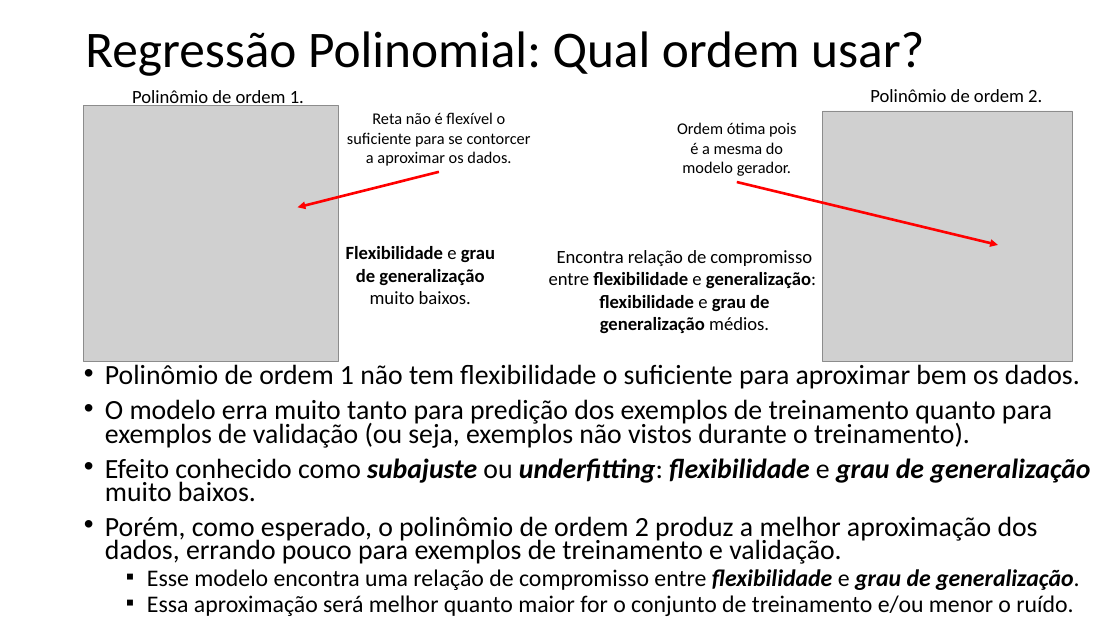
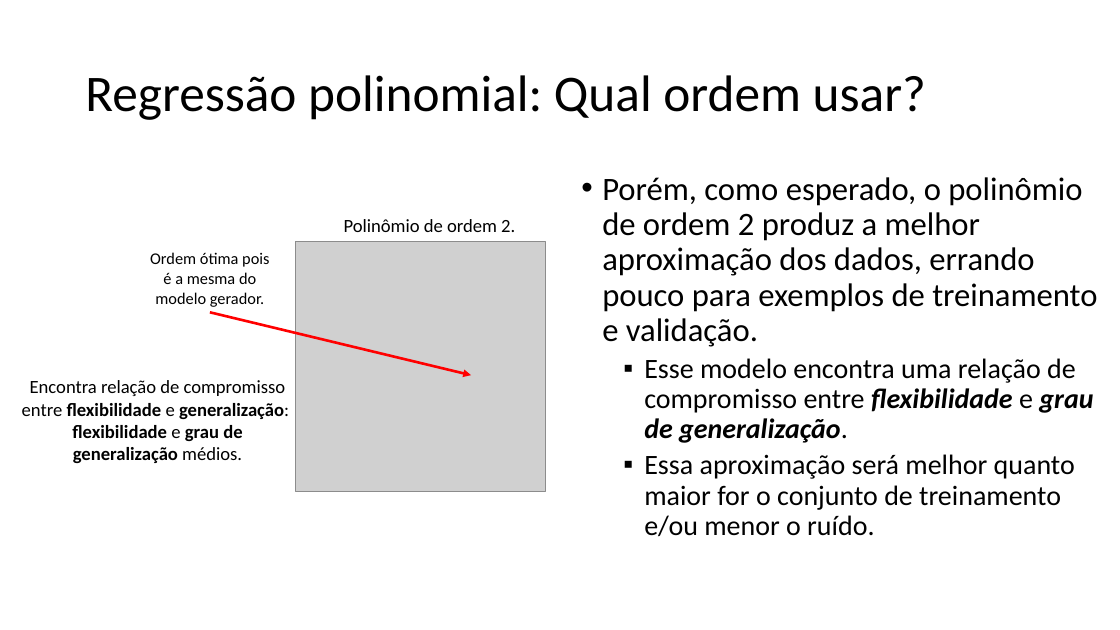
Before and after one commit to zz4fap/t319_aprendizado_de_maquina, a slide deck: slide 20 of slides/T319_Regressão_Linear (Parte IV).pptx (slide 17 before the commit). Drawn at 1120x630 pixels with LibreOffice and Linux fonts; fonts in the diff are those of the drawing; grey boxes stand for pictures. Boxes give left, top, right and bottom in pixels: in the first picture for what was removed or moved away, otherwise in the second. Text is boxed around its words. In the diff, an @@ line names an element or a change of style, - is before the commit and + after.

```diff
--- a/slides/T319_Regressão_Linear (Parte IV).pptx
+++ b/slides/T319_Regressão_Linear (Parte IV).pptx
@@ title at (85, 75, 926, 120): text changed @@
-Regressão Polinomial: Qual ordem usar?
+Regressão polinomial: Qual ordem usar?
@@ picture removed at (83, 106, 339, 362) @@
@@ text removed at (132, 90, 304, 109) @@
-Polinômio de ordem 1.
@@ text removed at (347, 112, 531, 166) @@
-Reta não é flexível o suficiente para se contorcer a aproximar os dados.
@@ arrow removed from (439, 172) to (297, 208) @@
@@ text "Porém, como esperado, o polinômio ...": place and size @@
-text "Porém, como esperado, o polinômio ..." at (105, 361, 1090, 616)
+text "Porém, como esperado, o polinômio ..." at (602, 177, 1097, 537)
@@ text "Porém, como esperado, o polinômio ..." at (602, 177, 1097, 537): size 23.8 to 28 pt in "Porém, como esperado, o polinômio de ordem ..."; size 20.4 to 24 pt in "Esse modelo encontra uma relação de compromisso ...", "Essa aproximação será melhor quanto maior for ..."; line spacing 0.7 to 0.9 @@
@@ text removed at (346, 246, 495, 304) @@
-Flexibilidade e grau de generalização muito baixos.
@@ 3 texts, 1 picture, 1 arrow: place and size @@
-3 texts, 1 picture, 1 arrow at (549, 89, 1073, 361)
+3 texts, 1 picture, 1 arrow at (22, 219, 545, 492)
@@ text at (105, 361, 1090, 502): paragraphs removed @@
-• Polinômio de ordem 1 não tem flexibilidade o suficiente para aproximar bem os dados.
-• O modelo erra muito tanto para predição dos exemplos de treinamento quanto para exemplos de validação (ou seja, exemplos não vistos durante o treinamento).
-• Efeito conhecido como subajuste ou underfitting: flexibilidade e grau de generalização muito baixos.
```
Also in this commit, not shown: 4 other slides changed, 5 slides added, 1 slide removed, 2 other files.
